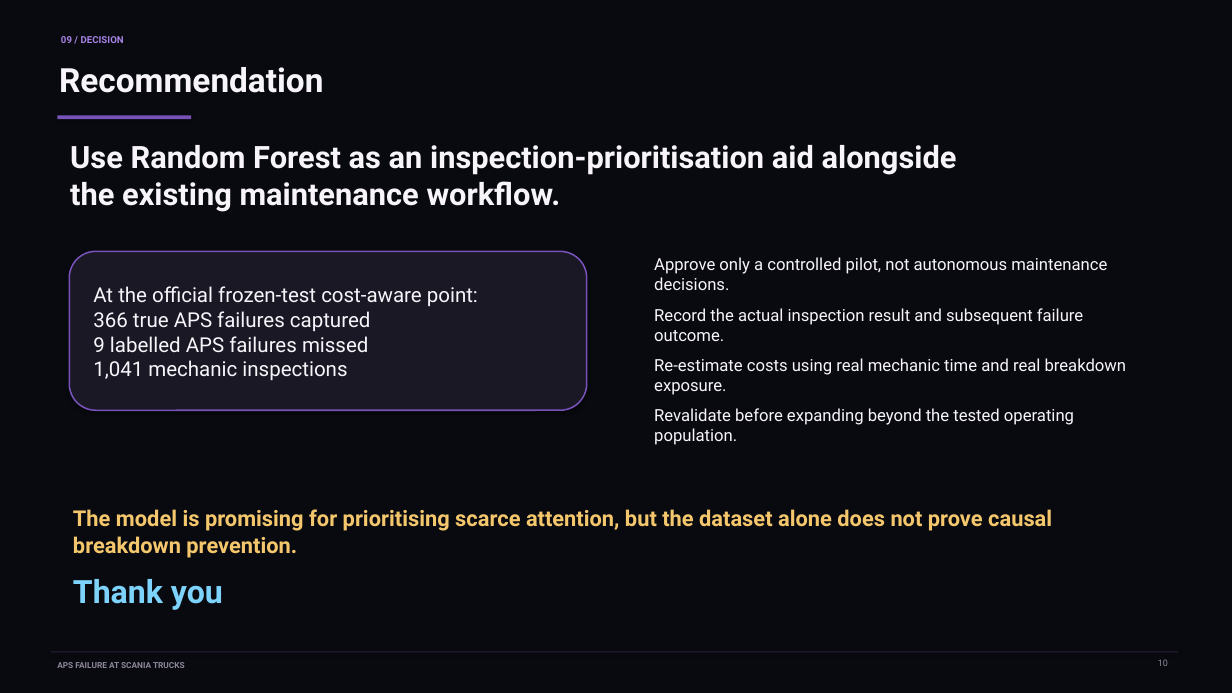
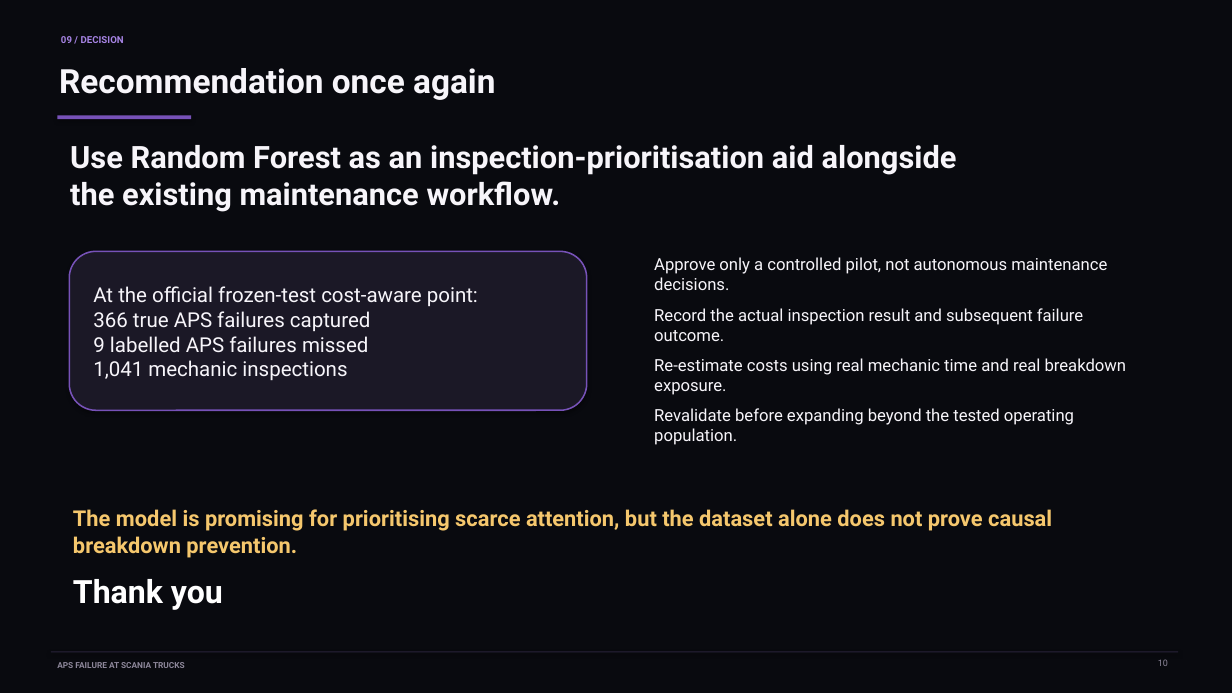
Before and after one commit to klopi710/scania-aps-classification, a slide deck: slide 11 of slides/image/scania-aps-business-deck/scania-aps-business-deck.pptx (slide 10 before the commit). Drawn at 1232x693 pixels with LibreOffice and Linux fonts; fonts in the diff are those of the drawing. Boxes give left, top, right and bottom in pixels: in the first picture for what was removed or moved away, otherwise in the second. Text is boxed around its words. In the diff, an @@ line names an element or a change of style, - is before the commit and + after.

```diff
--- a/slides/image/scania-aps-business-deck/scania-aps-business-deck.pptx
+++ b/slides/image/scania-aps-business-deck/scania-aps-business-deck.pptx
@@ text at box(59, 68, 495, 100): text changed @@
-Recommendation
+Recommendation once again
@@ text "Thank you" at box(73, 579, 223, 610): text colour #7DD3FC to #FFFFFF @@
```
Also in this commit, not shown: 12 other slides changed, 1 slide added.
